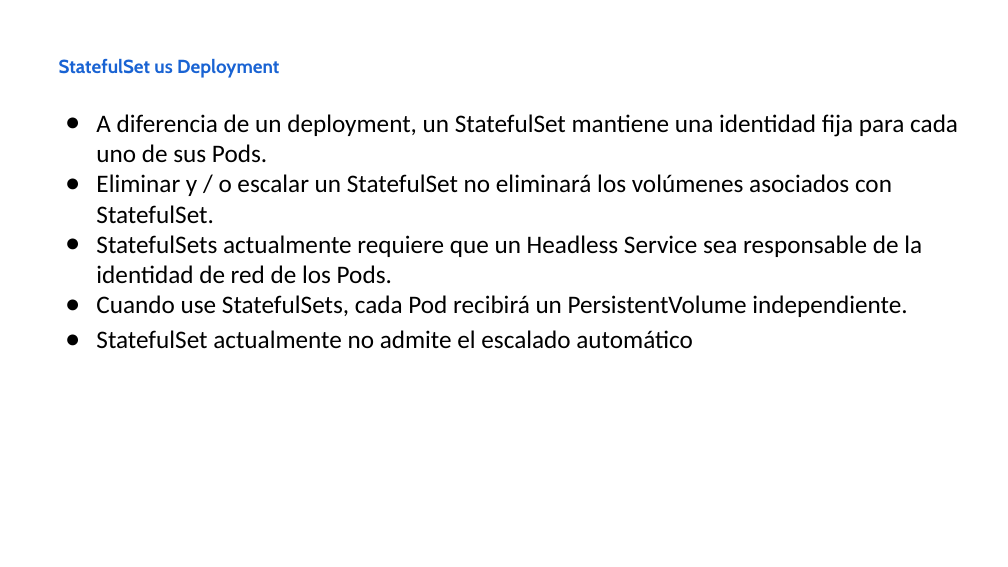
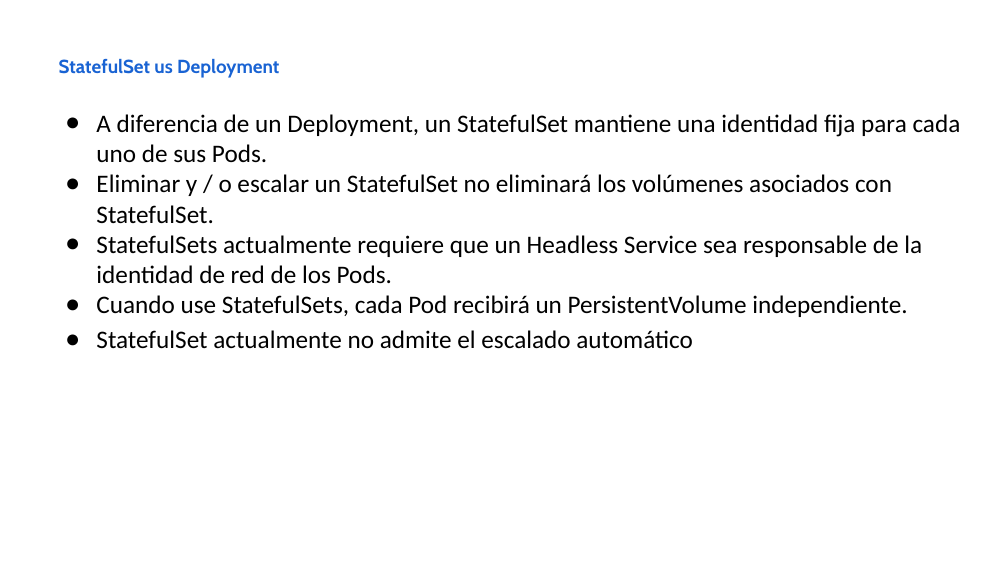
Before and after one commit to iesgn/curso_kubernetes_2020, a slide deck: slide 15 of unidad4/presentacion_unidad4.odp. Drawn at 1008x567 pixels with LibreOffice and Linux fonts; fonts in the diff are those of the drawing. Boxes give left, top, right and bottom in pixels: in the first picture for what was removed or moved away, otherwise in the second. Text is boxed around its words. In the diff, an @@ line names an element or a change of style, - is before the commit and + after.

```diff
--- a/unidad4/presentacion_unidad4.odp
+++ b/unidad4/presentacion_unidad4.odp
@@ text at bbox=[96, 114, 961, 163]: text changed @@
-● A diferencia de un deployment, un StatefulSet mantiene una identidad fija para cada uno de sus Pods.
+● A diferencia de un Deployment, un StatefulSet mantiene una identidad fija para cada uno de sus Pods.
```
Also in this commit, not shown: 14 other slides changed, 1 slide added, 3 other files.
